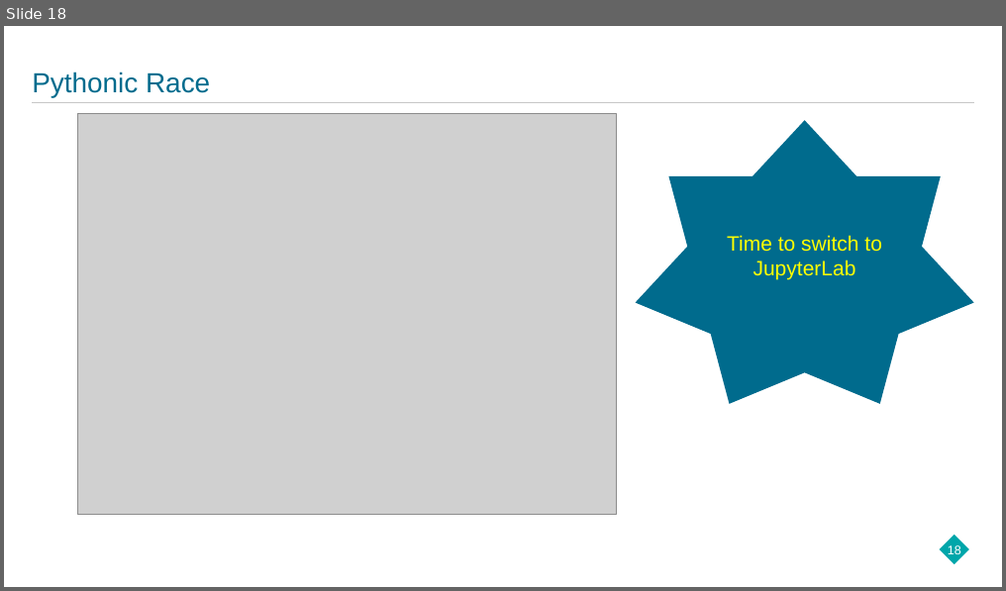
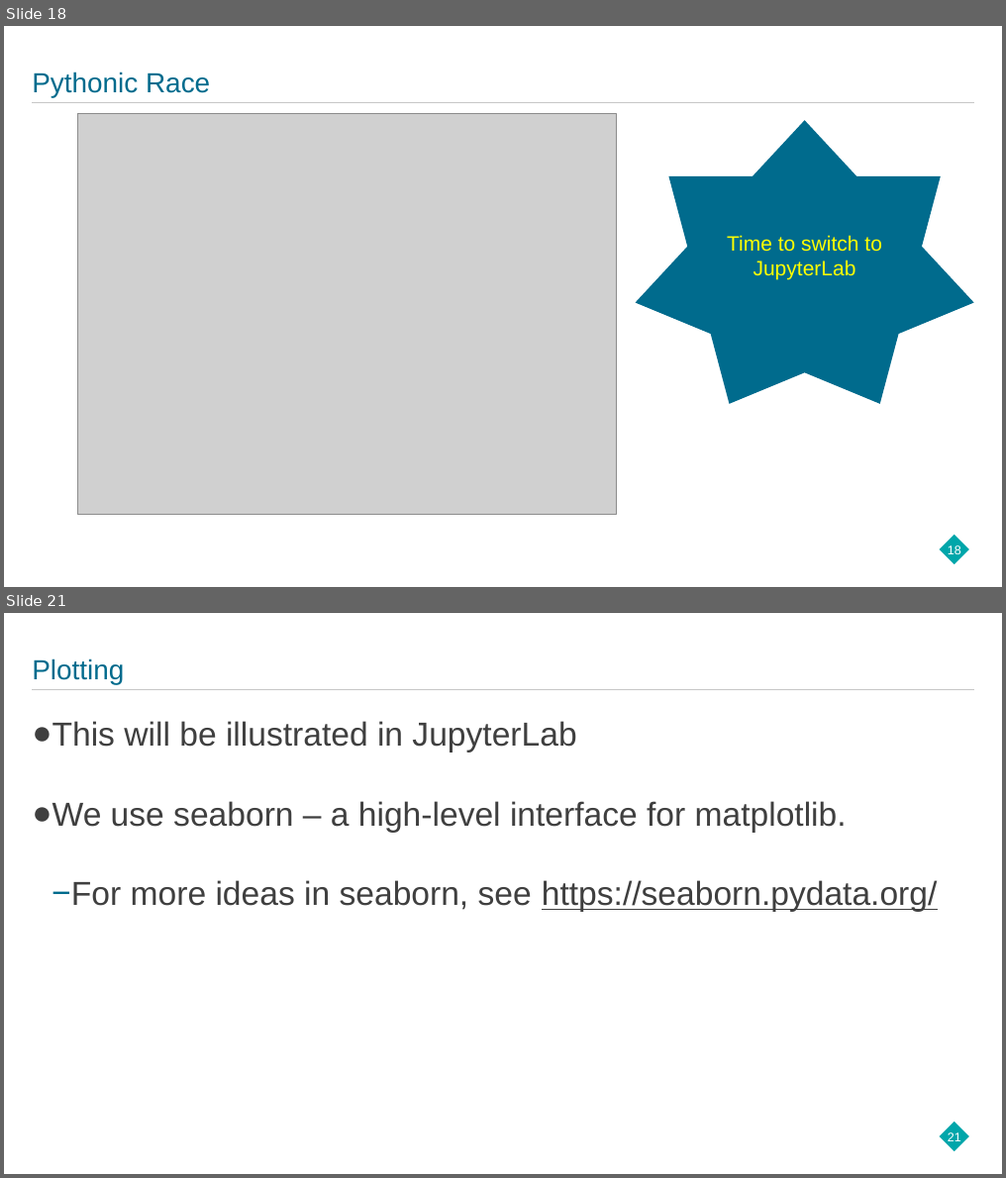
Before and after one commit to hanewinckel/ppas-python, a slide deck: Presentations/PPAS_BasicDataManipulation-Python.pptx. Shown one above the other, each under a label of ours: slide 18 before the commit, slides 18 and 21 after it; the slides between them are not shown. The pictures are 1006x591 and 1006x1178 pixels, drawn with LibreOffice and Linux fonts; fonts in the diff are those of the drawing; grey boxes stand for pictures; background and template pictures are left out. Boxes give left, top, right and bottom in pixels: in the first picture for what was removed or moved away, otherwise in the second. Text is boxed around its words. In the diff, an @@ line names an element or a change of style, - is before the commit and + after.

```diff
--- a/Presentations/PPAS_BasicDataManipulation-Python.pptx
+++ b/Presentations/PPAS_BasicDataManipulation-Python.pptx
@@ slide 21 added at <box>4,613,1002,1174</box>, background #FFFFFF; not listed: 3 template elements that a slide beside it also shows @@
@@ title added at <box>32,659,124,684</box>, 26.7 pt, text #006B8D @@
+Plotting
@@ text added at <box>32,721,937,912</box>, 32 pt, text #3F3F3F @@
+● This will be illustrated in JupyterLab
+● We use seaborn – a high-level interface for matplotlib.
+  − For more ideas in seaborn, see https://seaborn.pydata.org/
```
Also in this commit, not shown: 3 slides changed, 3 other slides added, 1 slide removed.
